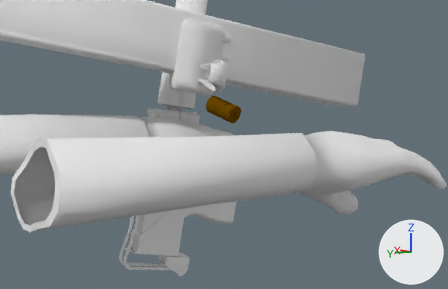
Before and after pictures for a commit that changed the Blender file Joshua-Boo-Boos Mac-10 Mod/Mac-10 Backup.blend.
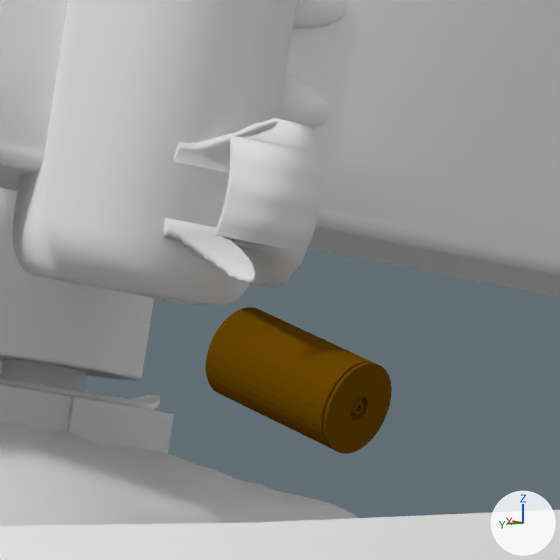
Each version appears first from a 50 mm lens placed at (-6.87, 4.53, -0.04), pointed at (4.79, -3.18, -1.32), and next in a close-up on the part from 37% to 61% of the width and 13% to 50% of the height. Lighting does not change. The marker at lower right points along +X, +Y and +Z.

Script lines for the objects in view, before the commit:
```python
me_circle_001 = bpy.data.meshes.new('Circle.001')
me_circle_001.from_pydata(...)  # 416 vertices, 385 faces; spans x -0.225..0.225, y -0.2..0.2, z -0.125..0.125
me_circle_001.materials.append(mat_brass)  # its picture is missing
me_cube_005 = bpy.data.meshes.new('Cube.005')
me_cube_005.from_pydata(...)  # 294 vertices, 558 faces; spans x -0.3..0.3, y -0.41..0.41, z -1.83..1.83
me_cube_005.materials.append(mat_gunmetal)  # its picture is missing
me_mesh_001 = bpy.data.meshes.new('Mesh.001')
me_mesh_001.from_pydata(...)  # 1034 vertices, 1840 faces; spans x -3.85..3.85, y -3.94..3.94, z -0.86..0.86
me_mesh_001.materials.append(mat_carbon_fiber)  # its picture is missing
ob_bullet = bpy.data.objects.new('Bullet', me_circle_001)
ob_bullet.location = (4.855, -3.21, -0.531)
ob_bullet.rotation_euler = (-0.106, -0.545, -0.319)  # degrees (-6.1, -31, -18)
ob_bullet.scale = (1.81, 1.81, 1.81)
ob_hands_001 = bpy.data.objects.new('Hands.001', me_mesh_001)
ob_hands_001.location = (3.318, -0.86, -1.466)
ob_hands_001.rotation_euler = (0.0, 0.0, -1.571)  # degrees (0, 0, -90)
ob_magazine = bpy.data.objects.new('Magazine', me_cube_005)
ob_magazine.location = (5.808, -2.859, 0.944)
ob_magazine.rotation_euler = (-0.339, -1.369, -1.284)  # degrees (-19, -78, -74)
ob_magazine.scale = (2.54, 2.54, 2.54)
# also in view: 'Charging Handle' at (4.83, -2.91, 0.21); 'Mac-10' at (7.04, -3.28, -0.33); 'Bolt' at (5.34, -2.8, 0.63)
```
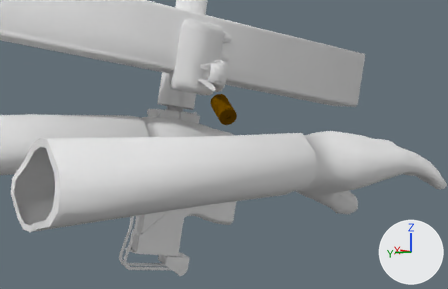
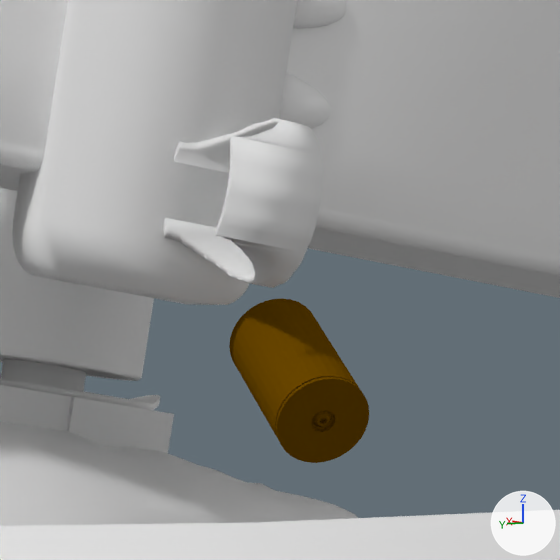
Commit message: I updated the Mac-10.

Boxes (x1, y1, x2, y2) around the edits, measured in the close-ups (560 x 560 px):
'Bullet', turned
    before: (206, 307, 392, 454)
    after: (229, 298, 369, 463)

Patch to the scene script:
```diff
--- a/Joshua-Boo-Boos Mac-10 Mod/Mac-10 Backup.blend.py
+++ b/Joshua-Boo-Boos Mac-10 Mod/Mac-10 Backup.blend.py
@@ ob_bullet @@
 ob_bullet.location = (4.855, -3.21, -0.531)
-ob_bullet.rotation_euler = (-0.106, -0.545, -0.319)  # degrees (-6.1, -31, -18)
+ob_bullet.rotation_euler = (-1.166, -1.052, -0.417)  # degrees (-67, -60, -24)
 ob_bullet.scale = (1.81, 1.81, 1.81)
```
